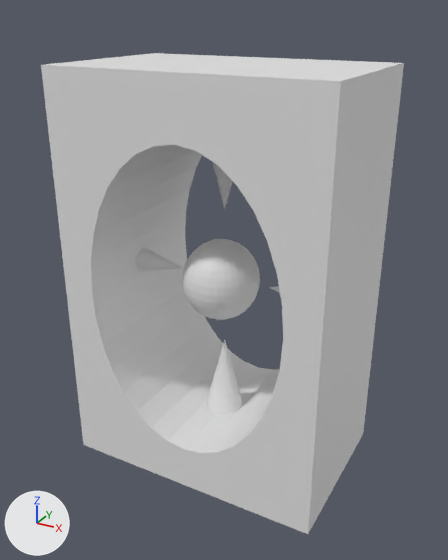
Two versions of the Blender file Projet Unity/Models Blender/mage.blend, one commit apart.
Camera for both pictures: a 50 mm camera at (4.63, -8.68, 7.24) aimed at (0.06, -0.38, 3.09). Every picture has the same lights, and +X, +Y and +Z are marked at lower left.
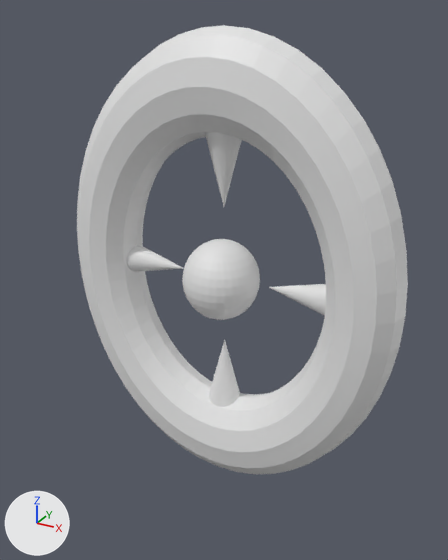
Commit message: modif: tour de mage

What differs and where, as boxes (x1, y1, x2, y2) in the pictures (448 x 560 px):
'Cube', deleted
    before: (41, 53, 404, 534)
'Torus', added
    after: (77, 25, 408, 474)
'Cone.001', unchanged, uncovered by the edit
    before: (213, 162, 232, 209)
    after: (205, 132, 242, 206)

The change in detail:
Mesh me_torus is new.
It is a torus around z (ring radius 1.0, tube radius 0.25) spanning x -1.25..1.25, y -1.25..1.25, z -0.25..0.25.
Object 'Cube' (ob_cube) is deleted.
Object 'Torus' (ob_torus) is new; it shows me_torus.
Its location is (0.07, -0.36, 3.15).
Its rotation in degrees is (90, 0, 0).
Its scale is (2.39, 3.09, 2.26).
